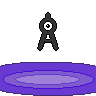
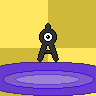
Layers edited between the first and the second 96 x 96 image:
pixels changed over (0, 0, 96, 96) (layer not identified)